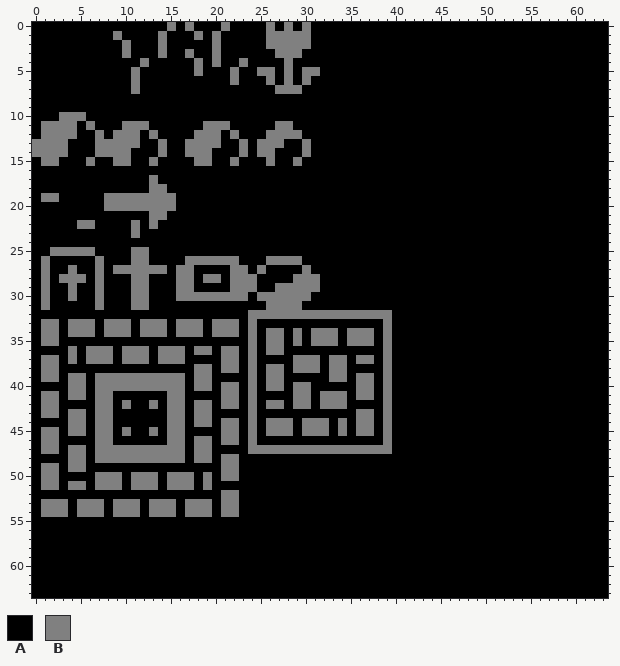
Pixel-art file -- art/tileset.aseprite. The picture above is the old version.
64x64 pixels, 1 frame.
Palette (. is transparent): A #000000  B #808080
Pixels before (only the part around the change), first column x 4:
27 BAABABBBBBBABBAAAABBABAA
28 BBABAAABBAAABBABBABBBAAA
29 BAABAAABBAAABBAAAABBBAAB
30 BAABAAABBAAABBBBBBBBABBB
31 AAABAAABBAAAAAAAAAAAAABB
32 AAAAAAAAAAAAAAAAAAAABBBB
33 BBBABBBABBBABBBABBBABAAA
34 BBBABBBABBBABBBABBBABABB
35 AAAAAAAAAAAAAAAAAAAABABB
36 BABBBABBBABBBABBABBABABB
37 BABBBABBBABBBAAAABBABAAA
38 AAAAAAAAAAAAAABBABBABABB
39 BBABBBBBBBBBBABBAAAABABB
40 BBABBBBBBBBBBABBABBABABB
41 BBABBAAAAAABBAAAABBABAAA
42 AAABBABAABABBABBABBABABB
43 BBABBAAAAAABBABBAAAABAAA
44 BBABBAAAAAABBABBABBABABB
45 BBABBABAABABBAAAABBABABB
46 AAABBAAAAAABBABBABBABAAA
47 BBABBBBBBBBBBABBAAAABBBB
48 BBABBBBBBBBBBABBABBAAAAA
49 BBAAAAAAAAAAAAAAABBAAAAA
50 AAABBBABBBABBBABABBAAAAA
51 BBABBBABBBABBBABAAAAAAAA
52 AAAAAAAAAAAAAAAAABBAAAAA
53 ABBBABBBABBBABBBABBAAAAA
54 ABBBABBBABBBABBBABBAAAAA
55 AAAAAAAAAAAAAAAAAAAAAAAA
56 AAAAAAAAAAAAAAAAAAAAAAAA
57 AAAAAAAAAAAAAAAAAAAAAAAA
58 AAAAAAAAAAAAAAAAAAAAAAAA
59 AAAAAAAAAAAAAAAAAAAAAAAA
60 AAAAAAAAAAAAAAAAAAAAAAAA
Once edited:
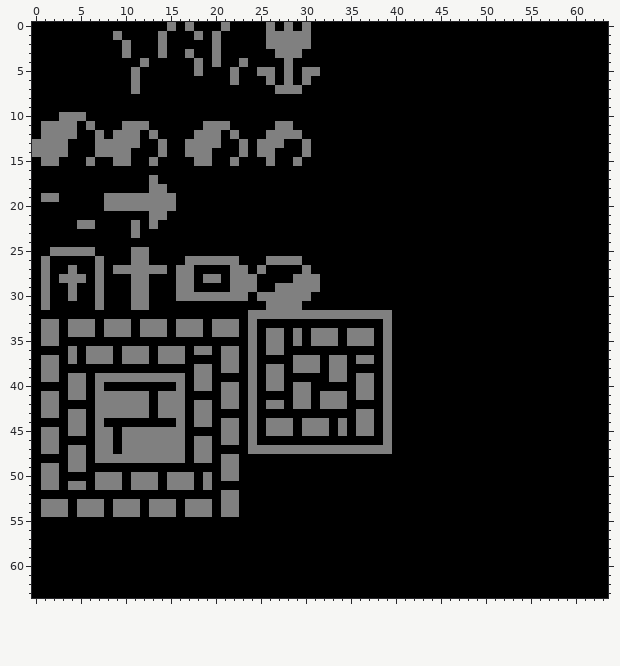
From old to new:
Changed rows in their new state; - is an unchanged pixel.
first column x 8:
40 AAAAAAAA
41 -BBBB-B-
42 -B-BBAB-
43 -BBBB-B-
44 A------A
45 ---BB-B-
46 --BBBBB-
47 -A------
Where, in picture pixels (left, top, right, bottom), the same in both pictures:
changed: (104, 382, 176, 454)
